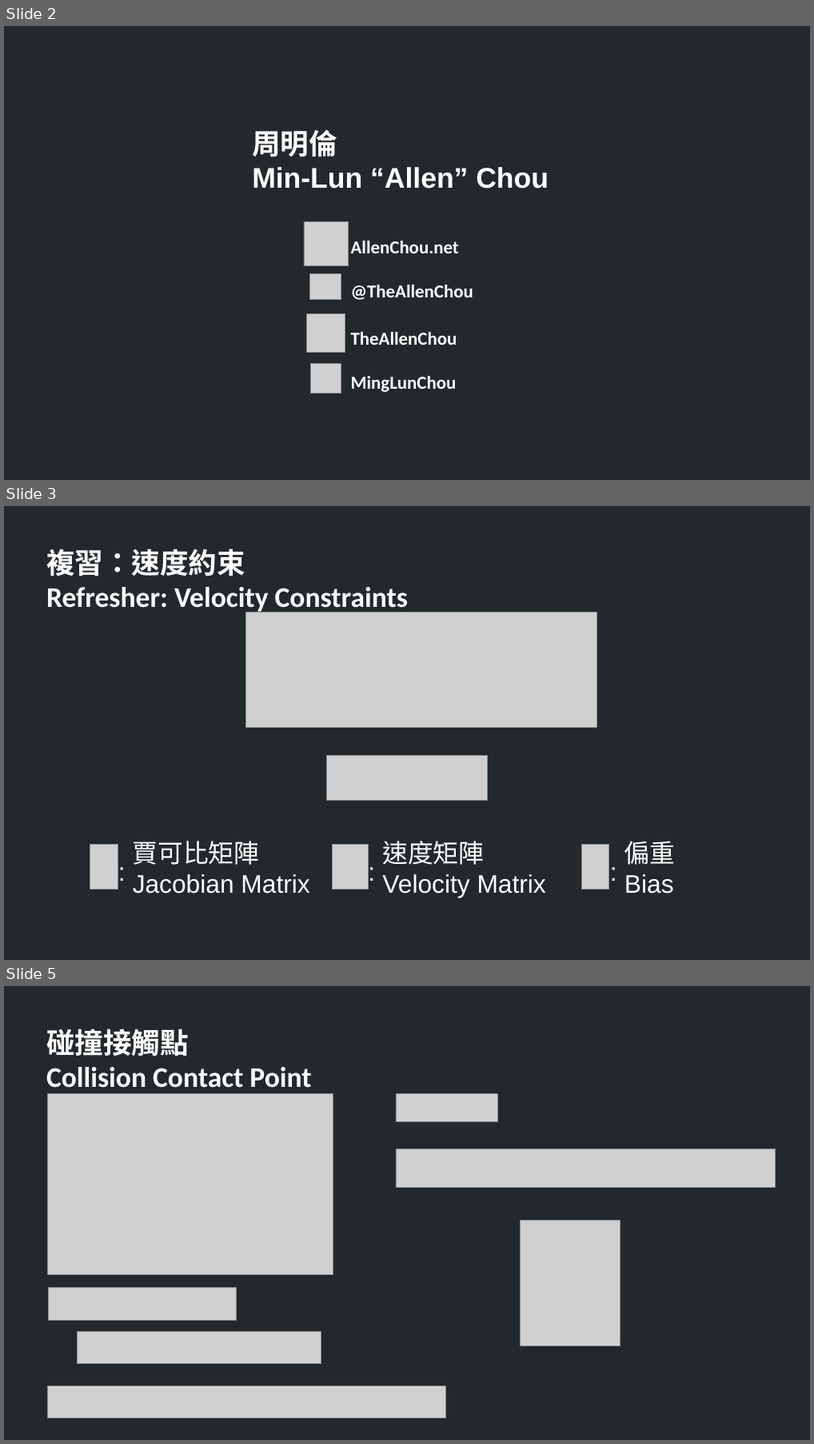
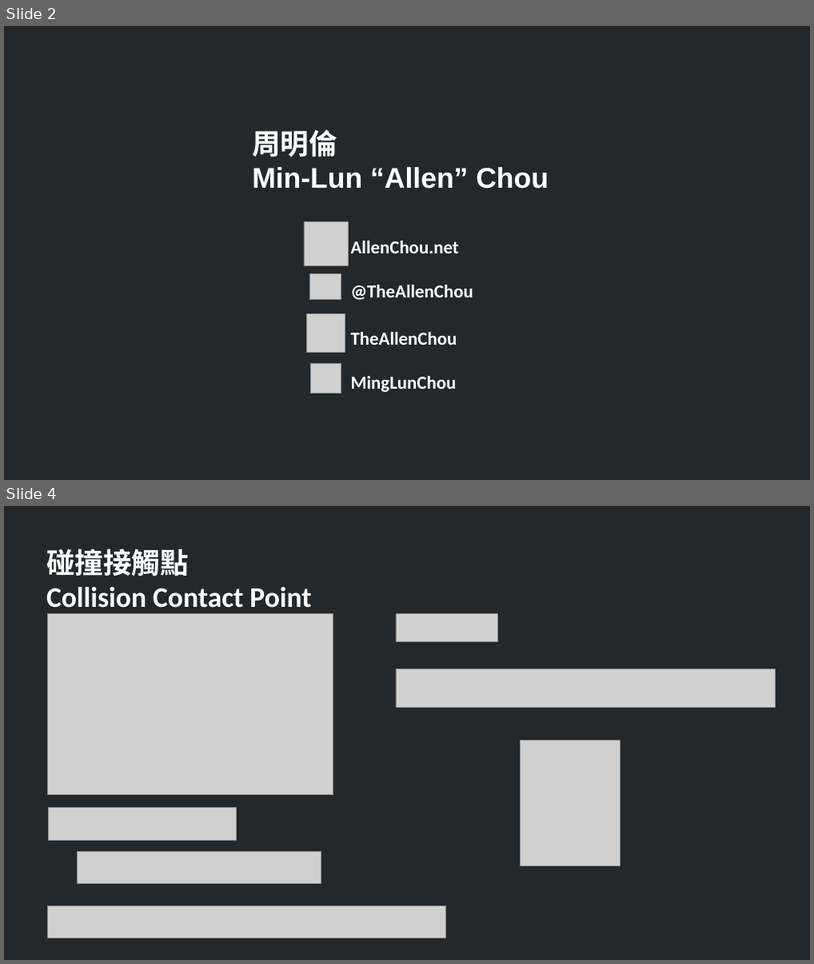
Before and after one commit to TheAllenChou/unity-physics-constraints, a slide deck: slides/02-contact-constraints-mandarin.odp. Shown one above the other, each under a label of ours: slides 2, 3 and 5 before the commit, slides 2 and 4 after it; the slides between them are not shown. The pictures are 814x1444 and 814x964 pixels, drawn with LibreOffice and Linux fonts; fonts in the diff are those of the drawing; grey boxes stand for pictures. Boxes give left, top, right and bottom in pixels: in the first picture for what was removed or moved away, otherwise in the second. Text is boxed around its words. In the diff, an @@ line names an element or a change of style, - is before the commit and + after.

```diff
--- a/slides/02-contact-constraints-mandarin.odp
+++ b/slides/02-contact-constraints-mandarin.odp
@@ slide 3 removed at [4,506,810,960], background #22282B @@
@@ text removed at [46,548,408,614] @@
-複習：速度約束
-Refresher: Velocity Constraints
@@ picture removed at [246,612,597,728] @@
@@ picture removed at [326,756,487,800] @@
@@ text removed at [133,840,310,893] @@
-賈可比矩陣
-Jacobian Matrix
@@ text removed at [382,840,546,897] @@
-速度矩陣
-Velocity Matrix
@@ text removed at [625,840,675,893] @@
-偏重
-Bias
@@ picture removed at [90,844,118,888] @@
@@ text removed at [111,852,132,888] @@
-:
@@ picture removed at [332,844,369,888] @@
@@ text removed at [361,852,382,888] @@
-:
@@ picture removed at [582,844,609,888] @@
@@ text removed at [603,852,625,888] @@
-:
@@ what was slide 5 is now slide 4 @@
```
Also in this commit, not shown: 1 slide changed, 2 other files.
